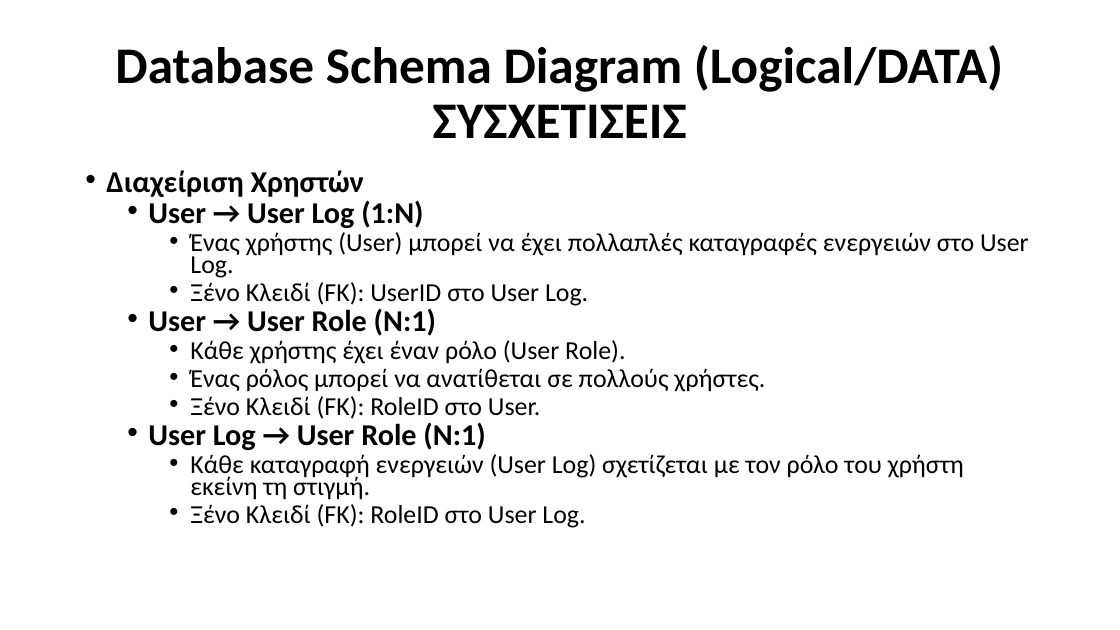
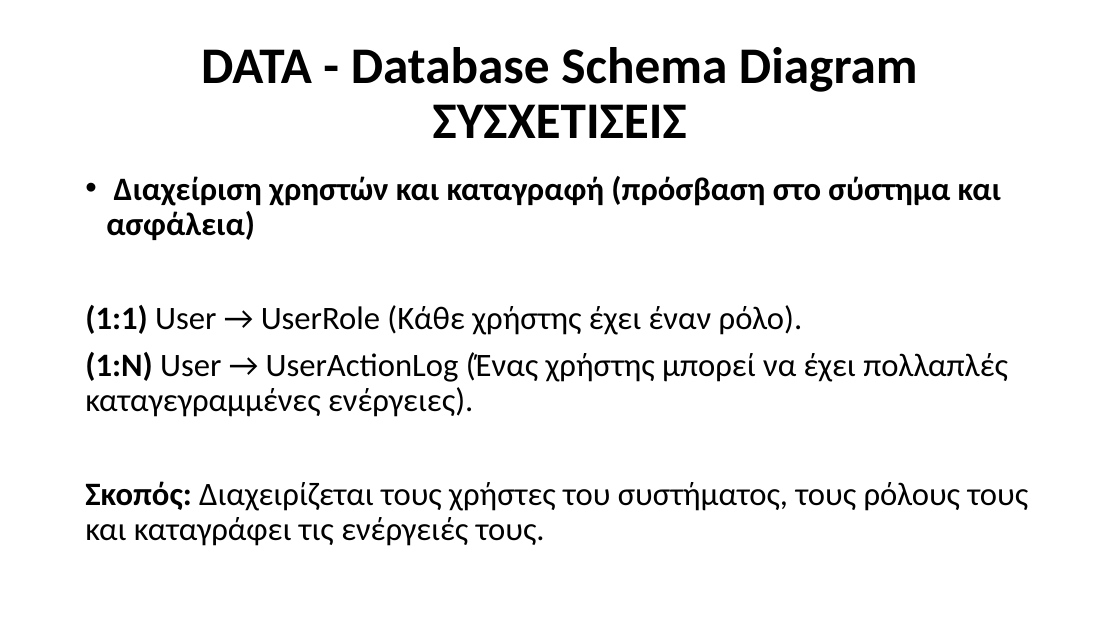
Before and after one commit to Ath21/STL_Drive, a slide deck: slide 26 of Presentation.pptx (slide 34 before the commit). Drawn at 1120x630 pixels with LibreOffice and Linux fonts; fonts in the diff are those of the drawing. Boxes give left, top, right and bottom in pixels: in the first picture for what was removed or moved away, otherwise in the second. Text is boxed around its words. In the diff, an @@ line names an element or a change of style, - is before the commit and + after.

```diff
--- a/Presentation.pptx
+++ b/Presentation.pptx
@@ title at (201,47,918,138): text changed @@
-Database Schema Diagram (Logical/DATA)
-ΣΥΣΧΕΤΙΣΕΙΣ
+DATA - Database Schema Diagram
+ΣΥΣΧΕΤΙΣΕΙΣ
@@ text at (85,176,1029,546): text changed; size 22.2 to 28 pt @@
-• Διαχείριση Χρηστών
-  • User → User Log (1:N)
-    • Ένας χρήστης (User) μπορεί να έχει πολλαπλές καταγραφές ενεργειών στο User Log.
-    • Ξένο Κλειδί (FK): UserID στο User Log.
-  • User → User Role (N:1)
-    • Κάθε χρήστης έχει έναν ρόλο (User Role).
-    • Ένας ρόλος μπορεί να ανατίθεται σε πολλούς χρήστες.
-    • Ξένο Κλειδί (FK): RoleID στο User.
-  • User Log → User Role (N:1)
-    • Κάθε καταγραφή ενεργειών (User Log) σχετίζεται με τον ρόλο του χρήστη εκείνη τη στιγμή.
-    • Ξένο Κλειδί (FK): RoleID στο User Log.
+• Διαχείριση χρηστών και καταγραφή (πρόσβαση στο σύστημα και ασφάλεια)
+(1:1) User → UserRole (Κάθε χρήστης έχει έναν ρόλο).
+(1:N) User → UserActionLog (Ένας χρήστης μπορεί να έχει πολλαπλές καταγεγραμμένες ενέργειες).
+Σκοπός: Διαχειρίζεται τους χρήστες του συστήματος, τους ρόλους τους και καταγράφει τις ενέργειές τους.
```
Also in this commit, not shown: 18 other slides changed, 5 slides removed, 2 other files.
